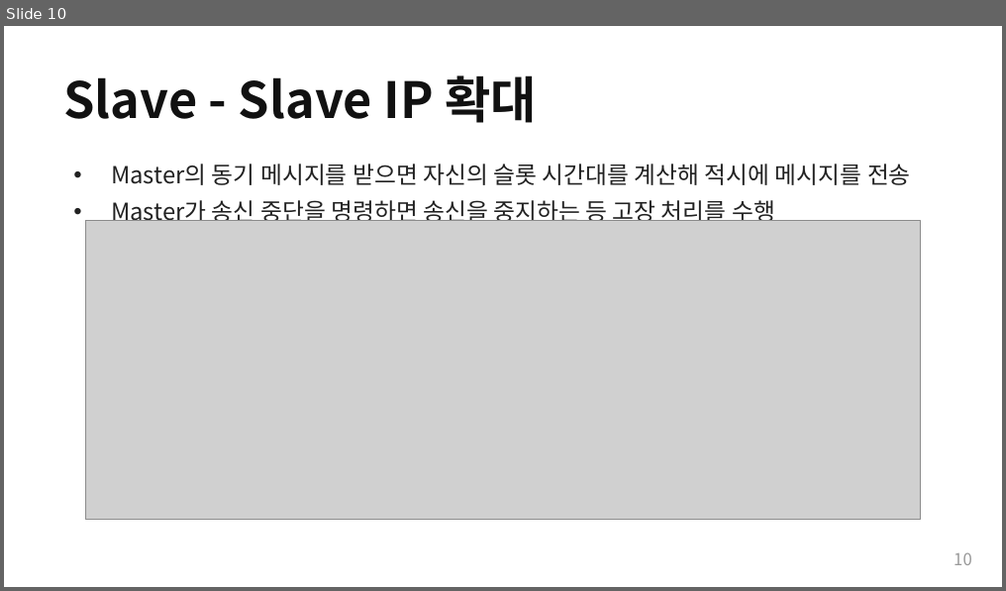
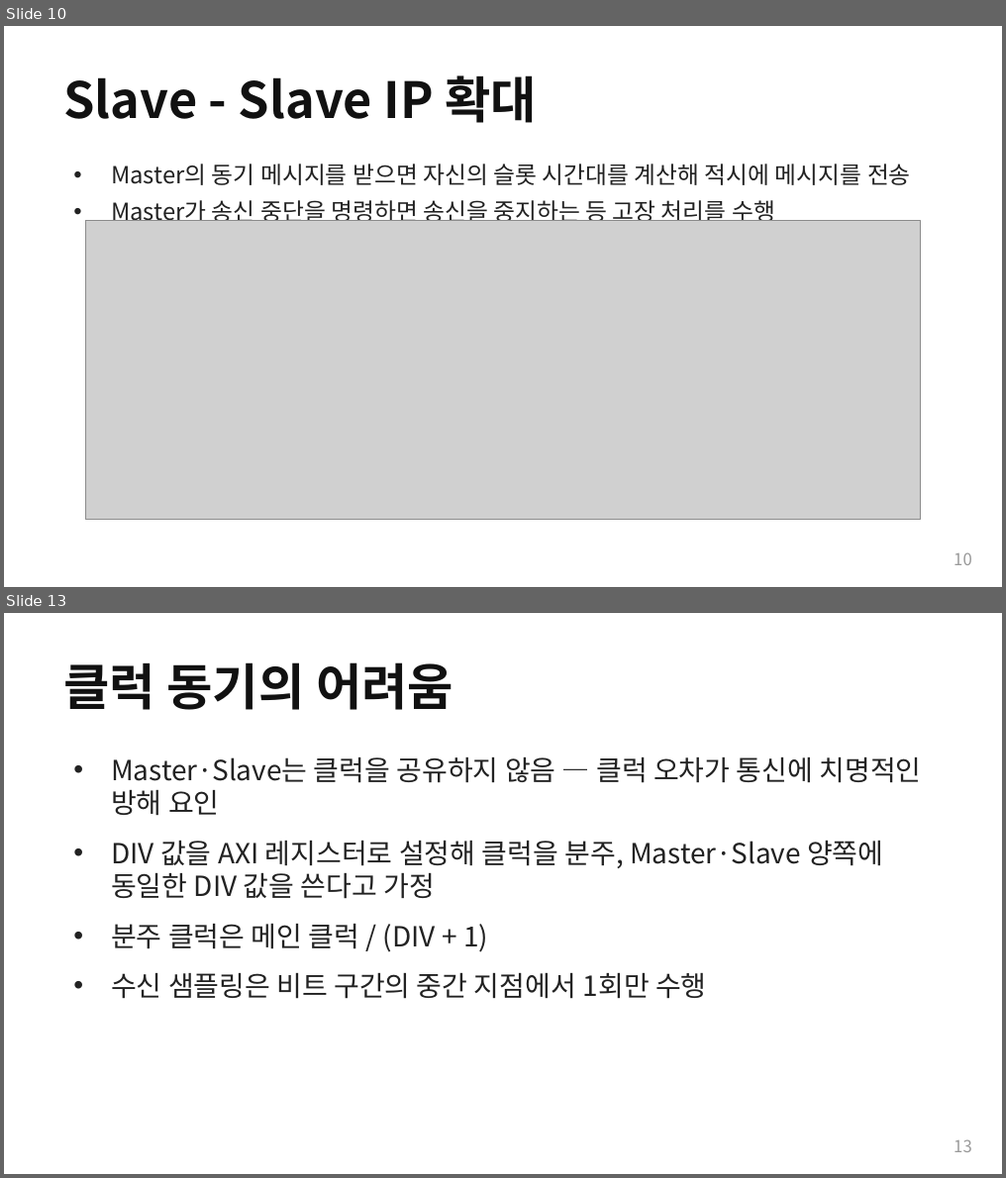
Before and after one commit to Woodong02/SoC_Design_and_Programming, a slide deck: section3_block_diagrams.pptx. Shown one above the other, each under a label of ours: slide 10 before the commit, slides 10 and 13 after it; the slides between them are not shown. The pictures are 1006x591 and 1006x1178 pixels, drawn with LibreOffice and Linux fonts; fonts in the diff are those of the drawing; grey boxes stand for pictures. Boxes give left, top, right and bottom in pixels: in the first picture for what was removed or moved away, otherwise in the second. Text is boxed around its words. In the diff, an @@ line names an element or a change of style, - is before the commit and + after.

```diff
--- a/section3_block_diagrams.pptx
+++ b/section3_block_diagrams.pptx
@@ slide 13 added at <box>4,613,1002,1174</box>, background #FFFFFF @@
@@ text added at <box>63,663,453,710</box>, 36 pt, text #111111, bold @@
+클럭 동기의 어려움
@@ text added at <box>111,758,921,999</box>, 20 pt, text #222222 @@
+• Master·Slave는 클럭을 공유하지 않음 — 클럭 오차가 통신에 치명적인 방해 요인
+• DIV 값을 AXI 레지스터로 설정해 클럭을 분주, Master·Slave 양쪽에 동일한 DIV 값을 쓴다고 가정
+• 분주 클럭은 메인 클럭 / (DIV + 1)
+• 수신 샘플링은 비트 구간의 중간 지점에서 1회만 수행
@@ text added at <box>953,1140,972,1153</box>, 12 pt, text #999999 @@
+13
```
Also in this commit, not shown: 5 other slides added, 3 other files.
